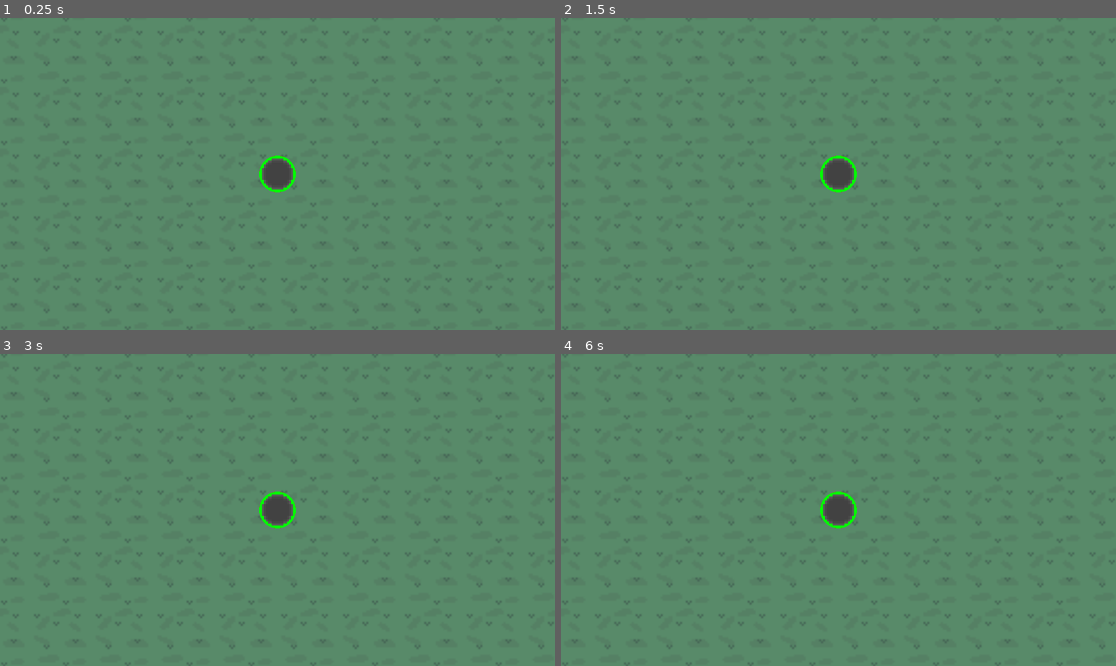
Above: before the commit, frames 1-4 (two rows, left to right).
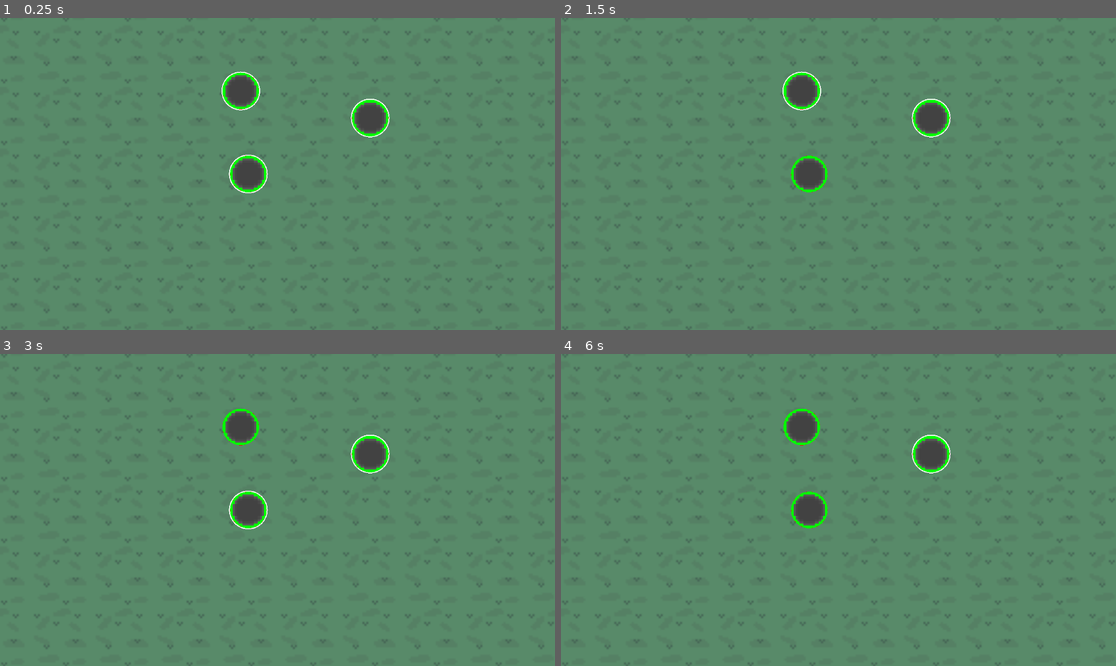
Above: after the commit, the same moments.

Repository: Zene8/GodotGame
Game: Godot game, scene res://map.tscn
Two runs of this game, one before a commit and one after it. Both use one fixed random seed, a clock stepped at 60 frames per second and the inputs below.
Inputs (mouse positions are in pixels of both pictures, inside the frame that each line leads up to):
- Up to frame 1 (0.25 s): no input
- Up to frame 2 (1.5 s): tap Enter at 0.5 s; move the mouse to (960, 158) at 0.52 s; press the mouse at (960, 158) at 0.53 s; tap Space at 1.25 s; move the mouse to (727, 189) at 1.27 s; release the mouse at (727, 189) at 1.28 s; click (727, 189) at 1.35 s
- Up to frame 3 (3 s): tap Enter at 2 s; move the mouse to (333, 441) at 2.02 s; press the mouse at (333, 441) at 2.03 s; tap Space at 2.75 s; move the mouse to (249, 572) at 2.77 s; release the mouse at (249, 572) at 2.78 s; click (249, 572) at 2.85 s
- Up to frame 4 (6 s): tap Enter at 3.5 s; move the mouse to (1005, 556) at 3.52 s; press the mouse at (1005, 556) at 3.53 s; tap Space at 4.25 s; move the mouse to (672, 463) at 4.27 s; release the mouse at (672, 463) at 4.28 s; click (672, 463) at 4.35 s; move the mouse to (866, 510) at 5.02 s; press the mouse at (866, 510) at 5.03 s; move the mouse to (755, 432) at 5.77 s; release the mouse at (755, 432) at 5.78 s; click (755, 432) at 5.85 s

The runs differ from the first frame. In frame 1, 2.6% of the frame differs, in the area x 39-71%, y 17-57%; in frame 2, 2.5%; in frame 3, 2.5%; in frame 4, 2.5%.
Error before the commit: Invalid assignment of property or key 'size' with value of type 'Vector2' on a base object of type 'CollisionShape2D'. (res://map.gd:23)

Commit message:
Whoopsie forgot to add to last push, err i added some selection thingy and it half works

Diff:
--- a/map.gd
+++ b/map.gd
@@ -2,10 +2,12 @@
 
 var selecting := false
 var select_start := Vector2(0,0)
-var select_area = CollisionShape2D
+var select_area_shape = CollisionShape2D
+var select_area = Area2D
 # Called when the node enters the scene tree for the first time.
 func _ready() -> void:
-	select_area = $Area2D/CollisionShape2D
+	select_area_shape = $Area2D/CollisionShape2D
+	select_area = $Area2D
 	pass # Replace with function body.
 
 func _process(delta: float) -> void:
@@ -19,9 +21,14 @@
 
 	if event.is_action_released("L_click"):
 		selecting = false
-		select_area.position = get_global_mouse_position()
-		select_area.size = select_start - get_global_mouse_position()
+		var mousepos = get_global_mouse_position()
 
+		select_area_shape.position = Vector2(min(mousepos.x,select_start.x),min(mousepos.y,select_start.y))
+		select_area_shape.shape.size = abs(select_start - mousepos)
+
+		for area in select_area.get_overlapping_areas():
+			print(area)
+			area.get_parent().toggle_select()
 
 
 func _draw() -> void:
--- a/map.tscn
+++ b/map.tscn
@@ -18,6 +18,7 @@
 sources/0 = SubResource("TileSetAtlasSource_eyj48")
 
 [sub_resource type="RectangleShape2D" id="RectangleShape2D_757db"]
+size = Vector2(0, 0)
 
 [node name="Node2D" type="Node2D"]
 script = ExtResource("1_pd8lm")
@@ -30,9 +31,17 @@
 [node name="Camera2D" type="Camera2D" parent="."]
 zoom = Vector2(4.01, 4.01)
 
-[node name="Unit Template" parent="." instance=ExtResource("2_m1kny")]
-
 [node name="Area2D" type="Area2D" parent="."]
+collision_mask = 64
 
 [node name="CollisionShape2D" type="CollisionShape2D" parent="Area2D"]
 shape = SubResource("RectangleShape2D_757db")
+
+[node name="Unit Template" parent="." instance=ExtResource("2_m1kny")]
+position = Vector2(-15.1, 0)
+
+[node name="Unit Template2" parent="." instance=ExtResource("2_m1kny")]
+position = Vector2(48, -29)
+
+[node name="Unit Template3" parent="." instance=ExtResource("2_m1kny")]
+position = Vector2(-19, -43)
--- a/multiplayer.gd
+++ b/multiplayer.gd
@@ -1,2 +1,4 @@
 extends Node
 ##############MULTIPLAYER SHENANIGANS HERE#####################
+
+#great code theo
--- a/project.godot
+++ b/project.godot
@@ -22,3 +22,7 @@
 "events": [Object(InputEventMouseButton,"resource_local_to_scene":false,"resource_name":"","device":-1,"window_id":0,"a …(257 unchanged characters)…
 ]
 }
+
+[layer_names]
+
+2d_physics/layer_7="unit"
--- a/unit_template.gd
+++ b/unit_template.gd
@@ -4,10 +4,22 @@
 var Health := 100.0:
 	set(value):
 		Health = clamp(value,0,MaxHealth)
-var selected := false
+var selected := true
+
+func _process(delta: float) -> void:
+	queue_redraw()
 
 func _draw() -> void:
 	if selected:
 		draw_circle(Vector2(0,0),10,Color.WHITE,true)
 	draw_circle(Vector2(0,0),8,Color.RED,false,3)
 	draw_arc(Vector2(0,0),8,PI*(1.0/2-Health/MaxHealth),PI*(1.0/2+Health/MaxHealth),30,Color.GREEN,3)
+
+
+func toggle_select():
+	if selected:
+		selected = false
+	else:
+		selected = true
+
+	print(selected)
--- a/unit_template.tscn
+++ b/unit_template.tscn
@@ -14,6 +14,7 @@
 texture = ExtResource("1_jt0dc")
 
 [node name="Area2D" type="Area2D" parent="."]
+collision_layer = 64
 
 [node name="CollisionShape2D" type="CollisionShape2D" parent="Area2D"]
 shape = SubResource("CircleShape2D_ckdd0")
Not shown: 1 places in map.tscn that only renumber resources
